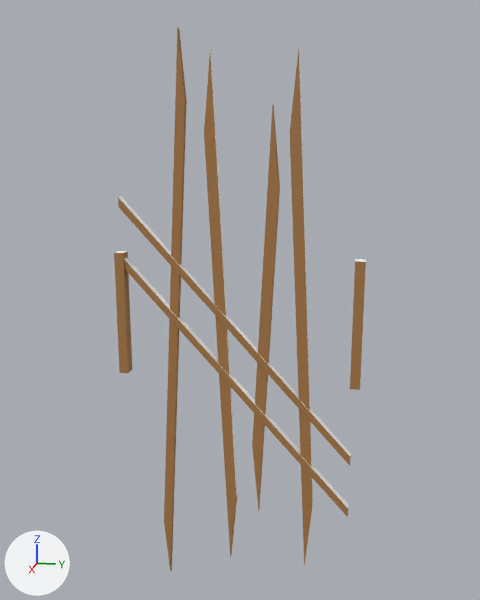
Renders of the FBX model BlenderObjects/barriere2.0.fbx from each side of a commit.
Rendered twice from a 50 mm lens placed at (9.2, 1.94, 3.42), pointed at (0.06, 0.11, 1.14). Every picture has the same lights, and +X, +Y and +Z are marked at lower left. Where no turn or scale is listed for an object, it has been applied to the vertices.
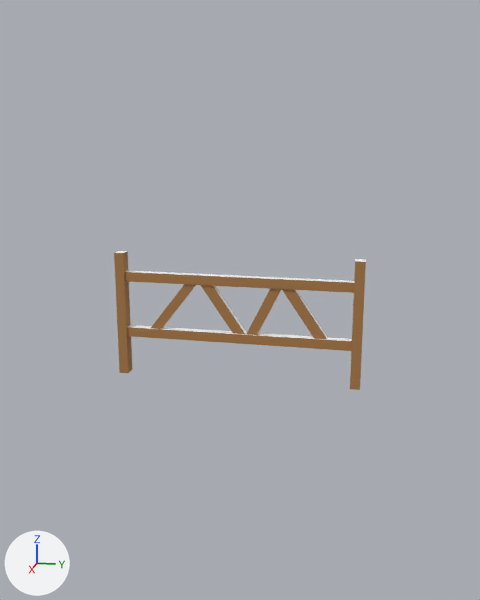
Commit message: barriere neige

Edits to the bpy script that builds the scene:
```text
Change ob_cube_003:
    remove ob_cube_003.parent = ob_cube
    ob_cube_003.location: (0.0, 14.56, -0.367) -> (0.171, -0.61, 0.603)
    ob_cube_003.rotation_euler: (-1.647, 0.0, 0.0) -> (-1.582, 0.0, 0.0)  # degrees (-94, 0, 0) -> degrees (-91, 0, 0)
    ob_cube_003.scale: (0.704, 0.0705, 14.4) -> (0.0617, 0.0696, 1.0)
Change ob_cube_005:
    remove ob_cube_005.parent = ob_cube
    ob_cube_005.location: (0.0, 21.22, 0.115) -> (0.171, -0.147, 1.085)
    ob_cube_005.rotation_euler: (0.649, 0.0, 0.0) -> (0.601, 0.0, 0.0)  # degrees (37, 0, 0) -> degrees (34, 0, 0)
    ob_cube_005.scale: (0.482, 0.885, 4.45) -> (0.0422, 0.0746, 0.545)
Change ob_cube_007:
    remove ob_cube_007.parent = ob_cube
    ob_cube_007.location: (0.0, 37.9, 0.115) -> (0.171, 1.014, 1.085)
    ob_cube_007.rotation_euler: (0.649, 0.0, 0.0) -> (0.601, 0.0, 0.0)  # degrees (37, 0, 0) -> degrees (34, 0, 0)
    ob_cube_007.scale: (0.482, 0.885, 4.45) -> (0.0422, 0.0746, 0.545)
Change ob_cube_002:
    remove ob_cube_002.parent = ob_cube
    ob_cube_002.location: (0.0, 14.56, 0.465) -> (0.171, -0.61, 1.435)
    ob_cube_002.rotation_euler: (-1.647, 0.0, 0.0) -> (-1.582, 0.0, 0.0)  # degrees (-94, 0, 0) -> degrees (-91, 0, 0)
    ob_cube_002.scale: (0.704, 0.0705, 14.4) -> (0.0617, 0.0696, 1.0)
Change ob_cube_006:
    remove ob_cube_006.parent = ob_cube
    ob_cube_006.location: (0.0, 30.78, 0.115) -> (0.171, 0.519, 1.085)
    ob_cube_006.rotation_euler: (-0.631, 0.0, 0.0) -> (-0.461, 0.0, 0.0)  # degrees (-36, 0, 0) -> degrees (-26, 0, 0)
    ob_cube_006.scale: (0.482, 0.915, 3.31) -> (0.0422, 0.071, 0.513)
Change ob_cube_004:
    remove ob_cube_004.parent = ob_cube
    ob_cube_004.location: (0.0, 11.47, 0.0853) -> (0.171, -0.825, 1.056)
    ob_cube_004.scale: (0.482, 0.751, 5.04) -> (0.0422, 0.0661, 0.57)
```

Boxes (x1, y1, x2, y2) around the edits, measured in the pictures (480 x 600 px):
'Cube.002', moved, turned, rescaled: before (118, 196, 351, 465); after (125, 270, 354, 293)
'Cube.005', moved, turned, rescaled: before (204, 48, 237, 557); after (201, 285, 246, 334)
'Cube.007', moved, turned, rescaled: before (290, 47, 313, 565); after (282, 289, 327, 339)
'Cube.003', moved, turned, rescaled: before (124, 258, 349, 517); after (127, 325, 352, 351)
'Cube.004', moved, rescaled: before (164, 27, 187, 572); after (151, 284, 196, 329)
'Cube.006', moved, turned, rescaled: before (252, 105, 280, 511); after (247, 289, 281, 335)
